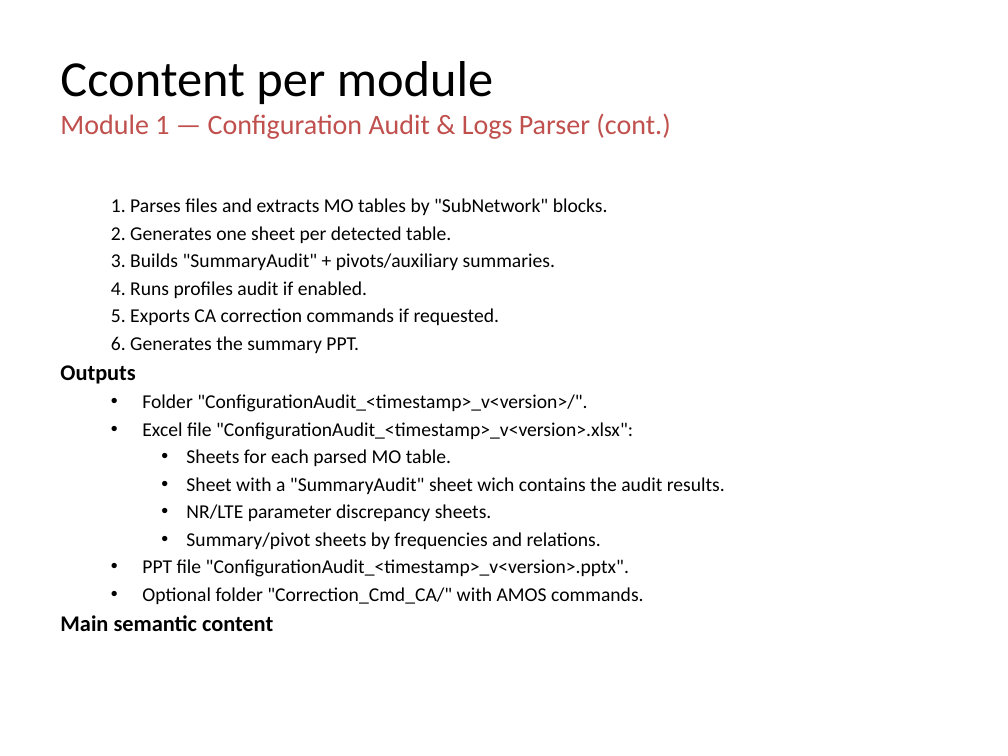
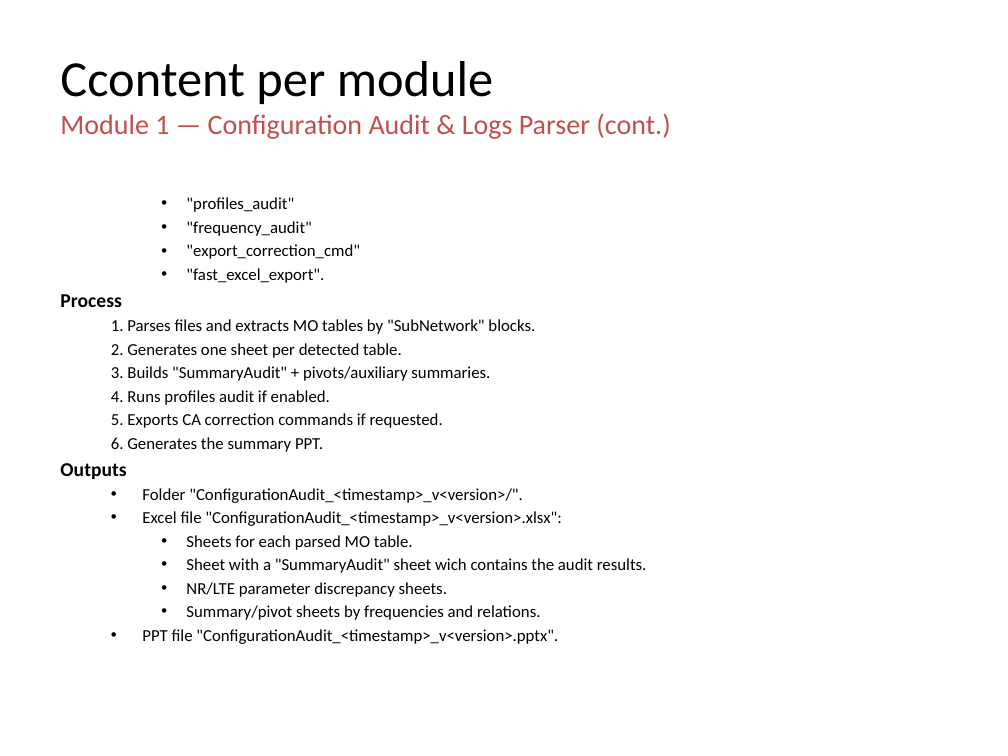
Before and after one commit to jaimetur/SSB_RetuningAutomations, a slide deck: slide 15 of help/User-Guide-SSB-Retuning-Automations-v0.7.4.pptx (slide 19 before the commit). Drawn at 1008x756 pixels with LibreOffice and Linux fonts; fonts in the diff are those of the drawing; background and template pictures are left out. Boxes give left, top, right and bottom in pixels: in the first picture for what was removed or moved away, otherwise in the second. Text is boxed around its words. In the diff, an @@ line names an element or a change of style, - is before the commit and + after.

Commit message:
- Updated Technical User Guide - Refactored tools module names

```diff
--- a/help/User-Guide-SSB-Retuning-Automations-v0.7.4.pptx
+++ b/help/User-Guide-SSB-Retuning-Automations-v0.7.4.pptx
@@ text at (x1=60, y1=197, x2=360, y2=307): paragraphs added @@
+    • "profiles_audit"
+    • "frequency_audit"
+    • "export_correction_cmd"
+    • "fast_excel_export".
+Process
@@ text at (x1=60, y1=319, x2=647, y2=644): size 14 to 12 pt in "1. Parses files and extracts MO tables ...", "2. Generates one sheet per detected table.", "3. Builds "SummaryAudit" + pivots/auxiliary summaries.", "4. Runs profiles audit if enabled." and 9 more places; size 16 to 14 pt in "Outputs"; indent changed @@
@@ text at (x1=60, y1=587, x2=643, y2=631): paragraphs removed @@
-  • Optional folder "Correction_Cmd_CA/" with AMOS commands.
-Main semantic content
```
Also in this commit, not shown: 55 other slides changed, 8 slides removed, 11 other files.
